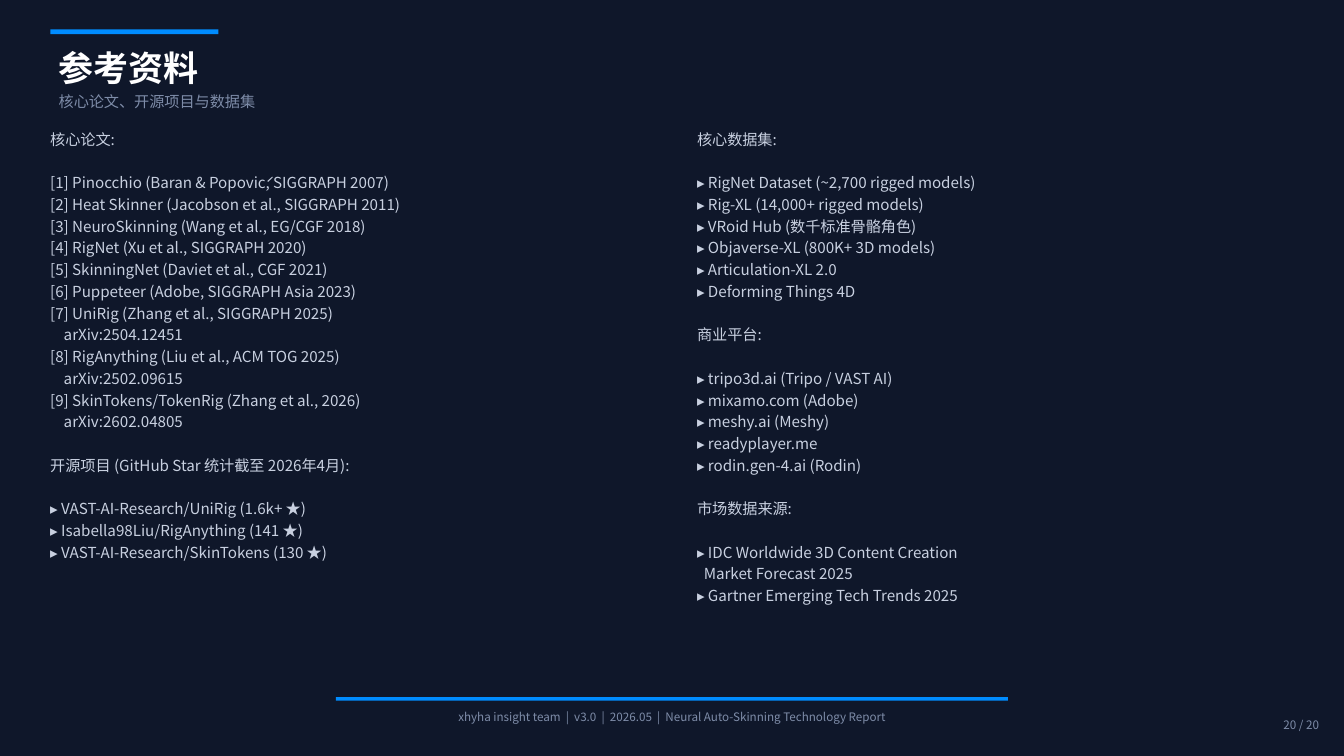
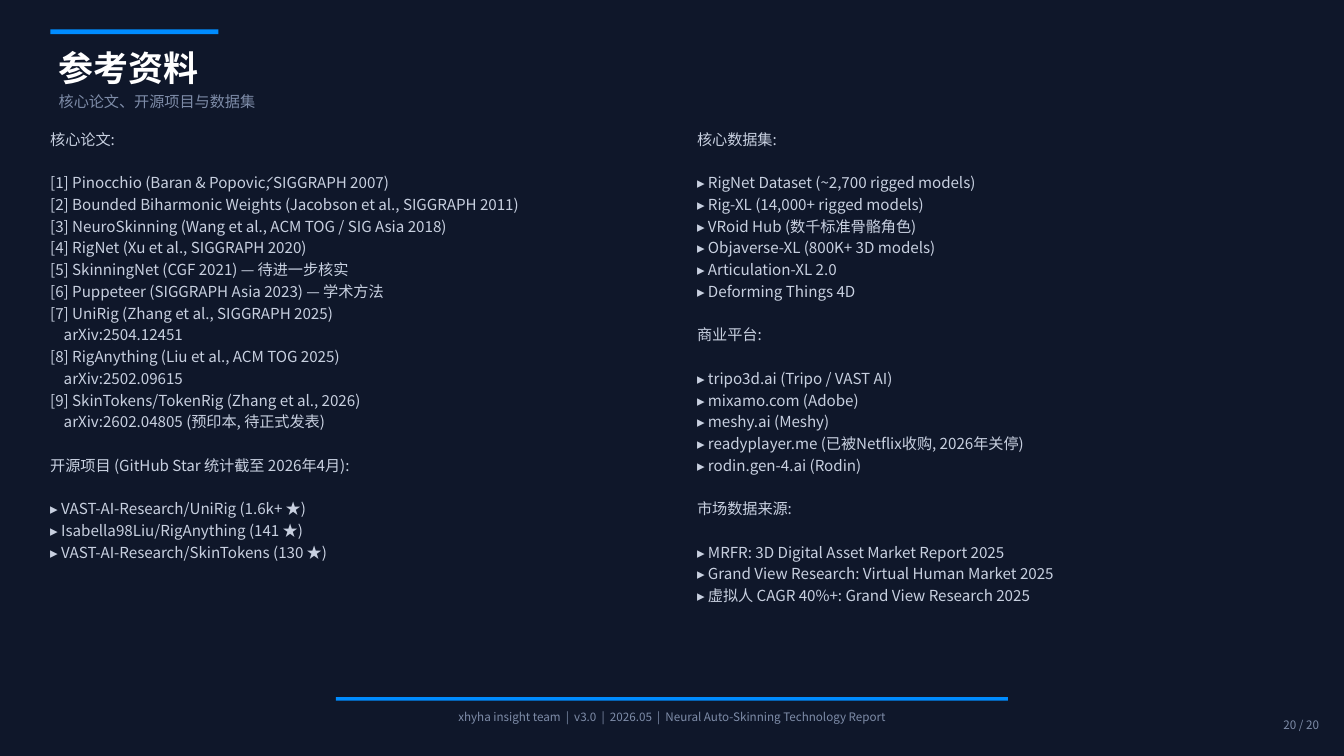
Before and after one commit to xhyha/insight, a slide deck: slide 20 of neural_autoskinning_insight_2026.pptx. Drawn at 1344x756 pixels with LibreOffice and Linux fonts; fonts in the diff are those of the drawing. Boxes give left, top, right and bottom in pixels: in the first picture for what was removed or moved away, otherwise in the second. Text is boxed around its words. In the diff, an @@ line names an element or a change of style, - is before the commit and + after.

```diff
--- a/neural_autoskinning_insight_2026.pptx
+++ b/neural_autoskinning_insight_2026.pptx
@@ text at (50,198,519,236): text changed @@
-[2] Heat Skinner (Jacobson et al., SIGGRAPH 2011)
-[3] NeuroSkinning (Wang et al., EG/CGF 2018)
+[2] Bounded Biharmonic Weights (Jacobson et al., SIGGRAPH 2011)
+[3] NeuroSkinning (Wang et al., ACM TOG / SIG Asia 2018)
@@ text at (50,262,384,301): text changed @@
-[5] SkinningNet (Daviet et al., CGF 2021)
-[6] Puppeteer (Adobe, SIGGRAPH Asia 2023)
+[5] SkinningNet (CGF 2021) — 待进一步核实
+[6] Puppeteer (SIGGRAPH Asia 2023) — 学术方法
@@ text at (64,414,325,430): text changed @@
-arXiv:2602.04805
+arXiv:2602.04805 (预印本, 待正式发表)
@@ text at (708,436,1024,453): text changed @@
-▸ readyplayer.me
+▸ readyplayer.me (已被Netflix收购, 2026年关停)
@@ text at (708,546,1054,602): text changed @@
-▸ IDC Worldwide 3D Content Creation
-Market Forecast 2025
-▸ Gartner Emerging Tech Trends 2025
+▸ MRFR: 3D Digital Asset Market Report 2025
+▸ Grand View Research: Virtual Human Market 2025
+▸ 虚拟人 CAGR 40%+: Grand View Research 2025
```
Also in this commit, not shown: 10 other slides changed.
